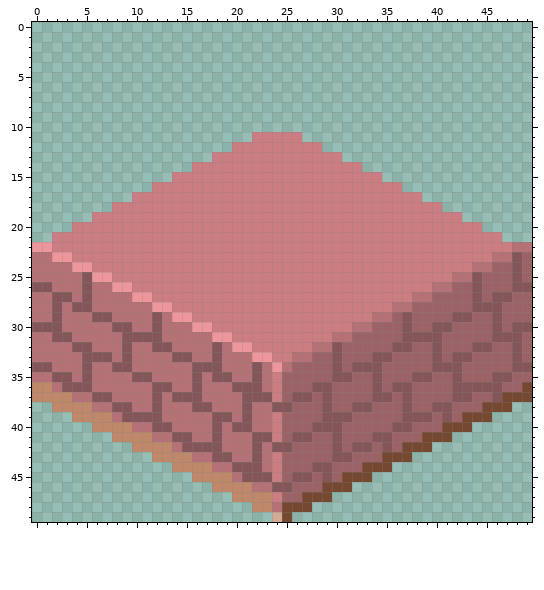
A pixel-art sprite gets an edit: images/townWall.png. The first picture shows the starting point.
The file is 50x50 pixels.
The result:
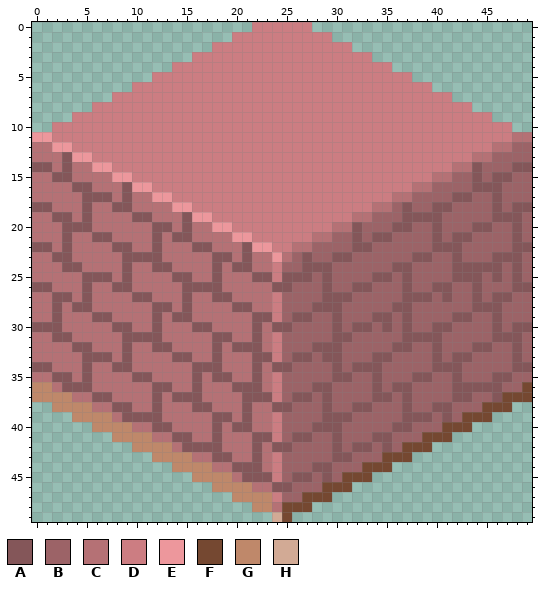
Palette (. is transparent): A #845659  B #9c6367  C #b57175  D #cc7d82  E #ed979c  F #754831  G #bf886a  H #d2aa95
Commit message: Added a bed and modified the town's layout.
The exact change:
Changed rows in their new state; - is an unchanged pixel.
first column x 0:
 0 ----------------------DDDDDD----------------------
 1 --------------------DDDDDDDDDD--------------------
 2 ------------------DDDDDDDDDDDDDD------------------
 3 ----------------DDDDDDDDDDDDDDDDDD----------------
 4 --------------DDDDDDDDDDDDDDDDDDDDDD--------------
 5 ------------DDDDDDDDDDDDDDDDDDDDDDDDDD------------
 6 ----------DDDDDDDDDDDDDDDDDDDDDDDDDDDDDD----------
 7 --------DDDDDDDDDDDDDDDDDDDDDDDDDDDDDDDDDD--------
 8 ------DDDDDDDDDDDDDDDDDDDDDDDDDDDDDDDDDDDDDD------
 9 ----DDDDDDDDDDDDDDDDDDDDDDDDDDDDDDDDDDDDDDDDDD----
10 --DDDDDDDDDDDDDDDDDDDDDDDDDDDDDDDDDDDDDDDDDDDDDD--
11 EEDDDDDDDDDDDDDDDDDDDD-----DDDDDDDDDDDDDDDDDDDDDCC
12 CCEEDDDDDDDDDDDDDDDD---------DDDDDDDDDDDDDDDDDCCBB
13 CCCAEEDDDDDDDDDDDD-------------DDDDDDDDDDDDDCCBBBB
14 AACACCEEDDDDDDDD-----------------DDDDDDDDDCCABBBAA
15 CCAACCCCEEDDDD---------------------DDDDDCCBBABAABB
16 CCCCAACCCAEE-------------------------DCCBBBBAAABBB
17 CCCCCAAACACCEE----------------------CCBBBBAABBABBB
18 AACCCACCAACCCCEE------------------CCBABBAABBBBABAA
19 CCAACACCCCAACCCAEE--------------CCBBBAAAABBBBBAAAB
20 CCCAAACCCCCCAACACCEE----------CCABBBAABBABBBAABBAB
21 CCCACCAACCCCACAACCCCEE------CCBBABAABBBBABAABBBBAB
22 AACACCCCAACCACCCAACCCAEE--CCBBBBAABBBBBBAAABBBBBAA
23 --AACCCCCAAAACCCCCAACACCECBABBAABBBBBBAABBABBBAA--
24 ---AACCCCACCAACCCCACAACC-BBAAABBBBBBAABBBBAAAAA---
25 ------AACACCCCAACCACCCAA-AAABABBBBAABABBBBAA--A---
26 --------AACCCCCAAAACCCCCAABBBABBAABBBABBAA--------
27 ----------AACCCACCAACCCC-BBBBAAABBBBBAAA-A--------
28 ------------AACACCCCAACC-BBBAAABBBBBAA------------
29 --------------AACCCCCCAA-BAABBABBBAA--------------
30 ----------------AACCCCACAABBBBABAA-A--------------
31 ------------------AACCAC-BBBBBAA------------------
32 --------------------AAAC-BBBAA--------------------
33 ----------------------AA-BAA-A--------------------
34 ------------------------AA------------------------
Pixel boxes of the changes (left, top, right, bottom) in both pictures:
changed: (32, 22, 532, 372)
